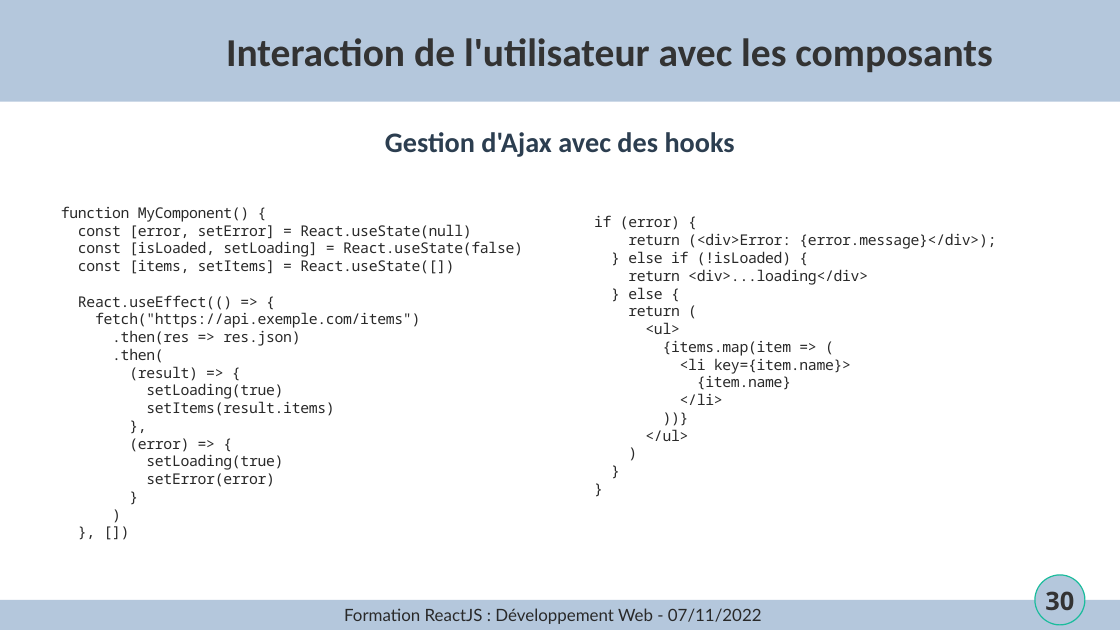
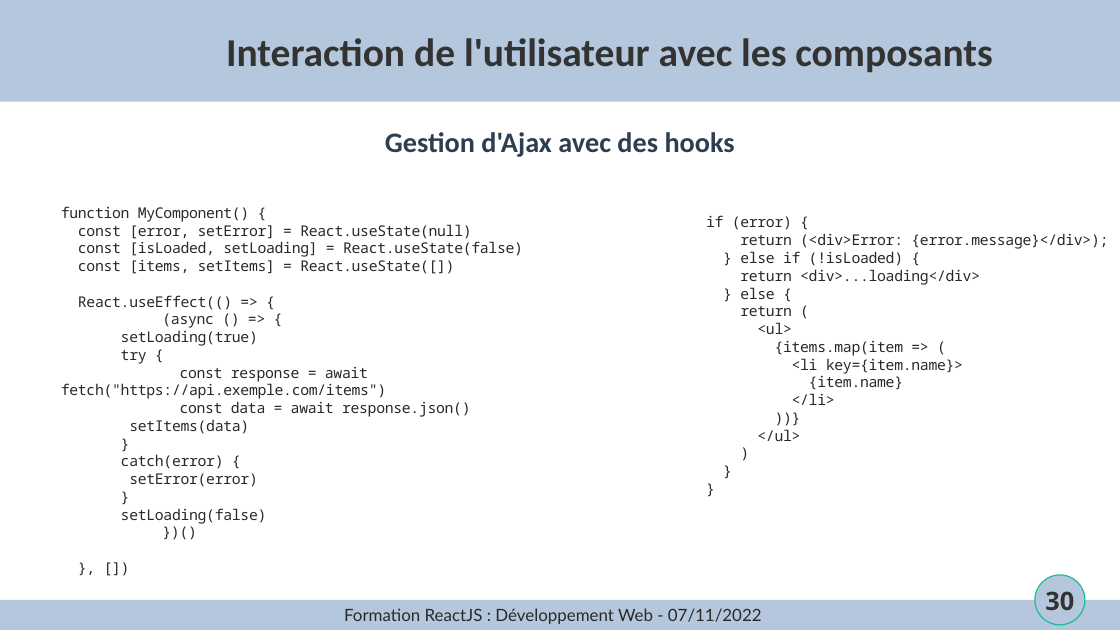
Before and after one commit to joselegitan/formation-react, a slide deck: slide 30 of cours.odp. Drawn at 1120x630 pixels with LibreOffice and Linux fonts; fonts in the diff are those of the drawing; background and template pictures are left out. Boxes give left, top, right and bottom in pixels: in the first picture for what was removed or moved away, otherwise in the second. Text is boxed around its words. In the diff, an @@ line names an element or a change of style, - is before the commit and + after.

```diff
--- a/cours.odp
+++ b/cours.odp
@@ text "if (error) {": place and size @@
-text "if (error) {" at [594,215,996,441]
+text "if (error) {" at [706,215,1108,441]
@@ text at [162,313,214,328]: text changed @@
-fetch("https://api.exemple.com/items")
-.then(res => res.json)
-.then(
-(result) => {
+(async () => {
@@ text at [61,350,471,469]: text changed @@
-setItems(result.items)
-},
-(error) => {
-setLoading(true)
+try {
+const response = await fetch("https://api.exemple.com/items")
+const data = await response.json()
+setItems(data)
+}
+catch(error) {
@@ text at [121,508,267,524]: text changed @@
-)
+setLoading(false)
+})()
```
Also in this commit, not shown: 3 other slides changed, 3 slides added, 2 slides removed.
